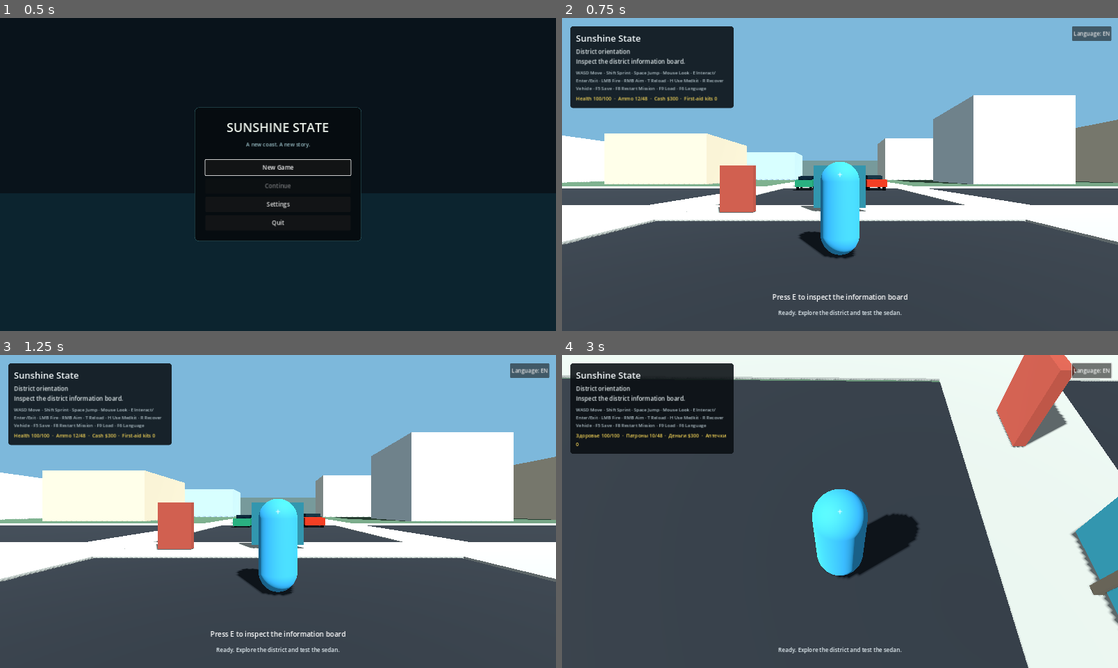
Above: before the commit, frames 1-4 (two rows, left to right).
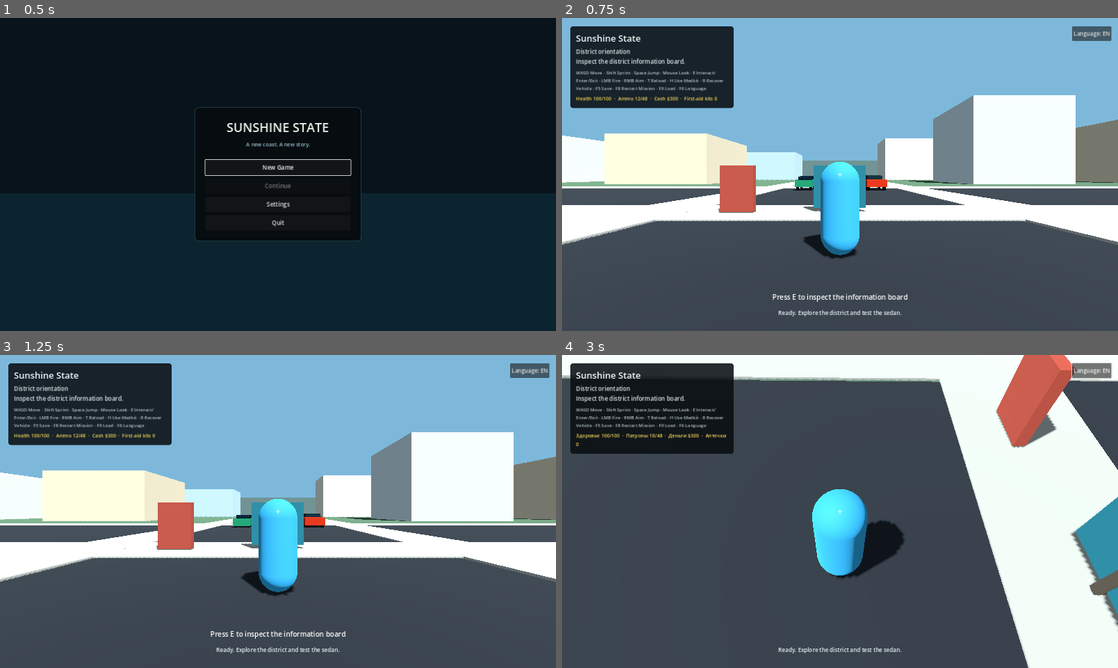
Above: after the commit, the same moments.

Repository: KenlikDev/sunshine-state
Game: Godot game, scene res://scenes/ui/main_menu.tscn
Same seed, same stepped clock (60 frames per second), same inputs: the game is played once before the commit and once after it.
Inputs (mouse positions are in pixels of both pictures, inside the frame that each line leads up to):
- Up to frame 1 (0.5 s): no input
- Up to frame 2 (0.75 s): click "New Game" at 0.5 s
- Up to frame 3 (1.25 s): no input
- Up to frame 4 (3 s): click "Language: EN" at 1.25 s; click "Язык: RU" at 2 s; move the mouse to (867, 511) at 2.77 s; hold W (move_forward) from 2.78 s (still down); hold Right mouse button (aim_weapon) from 2.78 s (still down)

Frame 1 is identical in both runs. In frame 2, 0.3% of the frame differs, in the area x 0-96%, y 49-77%; in frame 3, 0.3%; in frame 4, 0.8%, in the area x 0-100%, y 6-100%.
Error after the commit: Invalid assignment of property or key 'color' with value of type 'Color' on a base object of type 'DirectionalLight3D'. (res://scripts/world/day_night_cycle.gd…

Commit message:
fix: assign stable name to the day-night environment target

Diff:
--- a/scripts/world/greybox_district.gd
+++ b/scripts/world/greybox_district.gd
@@ -29,6 +29,7 @@
 
 func _create_environment() -> void:
 	var world_environment := WorldEnvironment.new()
+	world_environment.name = "WorldEnvironment"
 	var environment := Environment.new()
 	environment.background_mode = Environment.BG_COLOR
 	environment.background_color = Color(0.49, 0.72, 0.86, 1.0)
